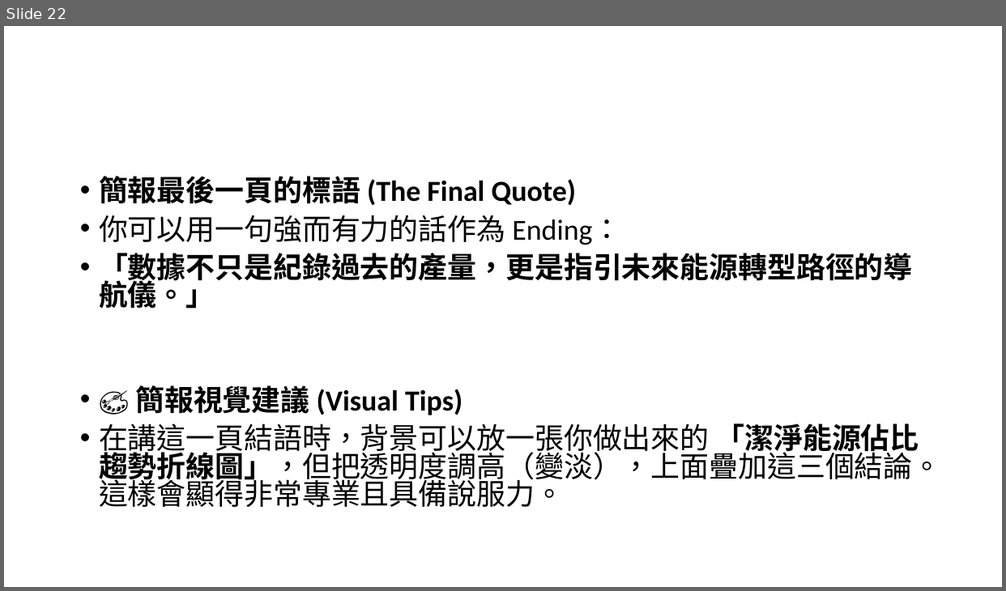
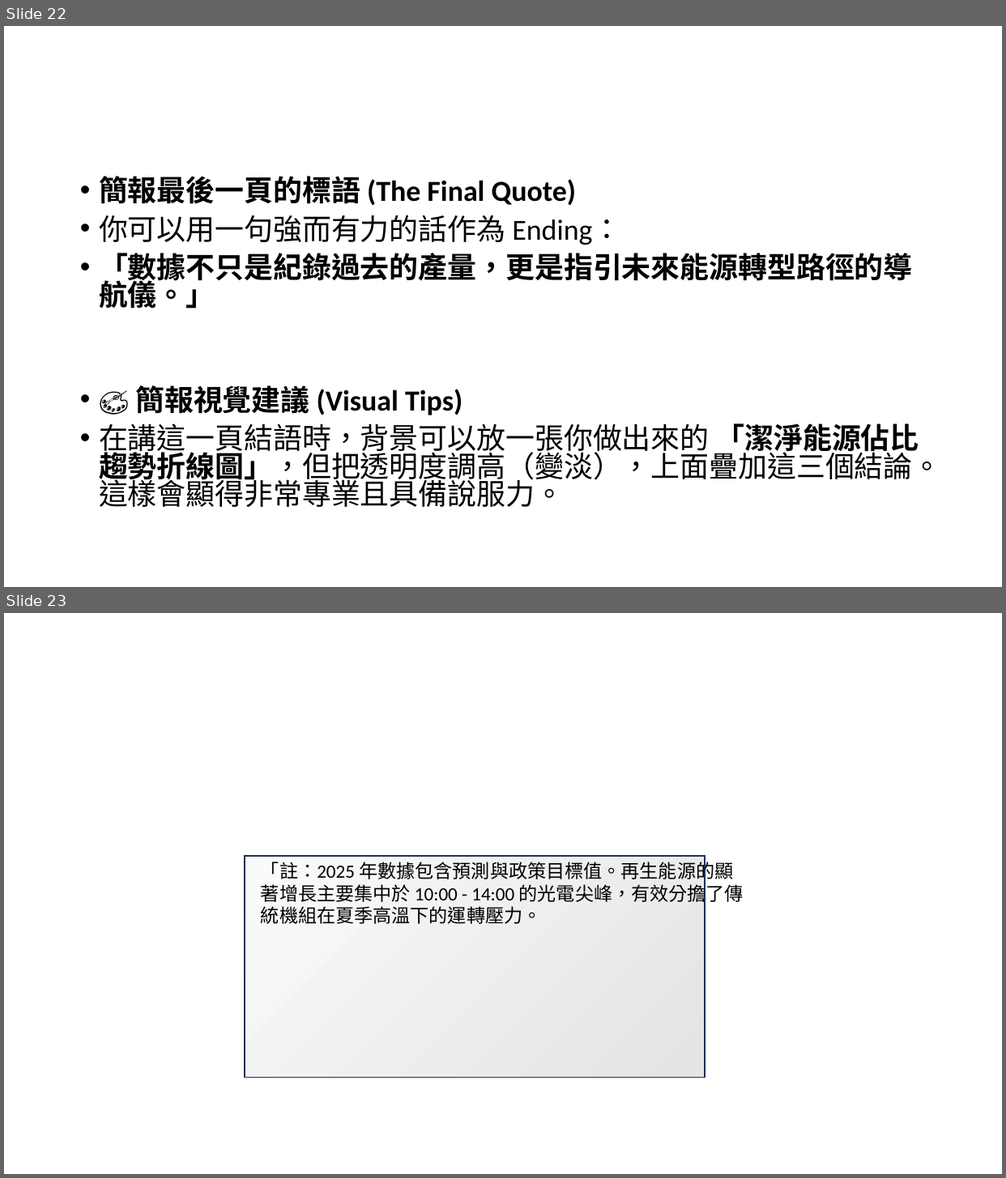
Before and after one commit to ericschu2022-ai/Final_Project, a slide deck: 《誰在推動綠能？——.pptx. Shown one above the other, each under a label of ours: slide 22 before the commit, slides 22 and 23 after it. The pictures are 1006x591 and 1006x1178 pixels, drawn with LibreOffice and Linux fonts; fonts in the diff are those of the drawing. Boxes give left, top, right and bottom in pixels: in the first picture for what was removed or moved away, otherwise in the second. Text is boxed around its words. In the diff, an @@ line names an element or a change of style, - is before the commit and + after.

Commit message:
update ppt file

```diff
--- a/《誰在推動綠能？——.pptx
+++ b/《誰在推動綠能？——.pptx
@@ slide 23 added at box(4, 613, 1002, 1174), background #FFFFFF @@
@@ rectangle added at box(245, 856, 705, 1078), fill gradient #FAFAFA to #E4E4E4, outline #1E3256 1 pt @@
@@ text added at box(261, 859, 744, 924), 18 pt, text #000000 @@
+「註：2025 年數據包含預測與政策目標值。再生能源的顯著增長主要集中於 10:00 - 14:00 的光電尖峰，有效分擔了傳統機組在夏季高溫下的運轉壓力。
```
Also in this commit, not shown: 1 other file.
